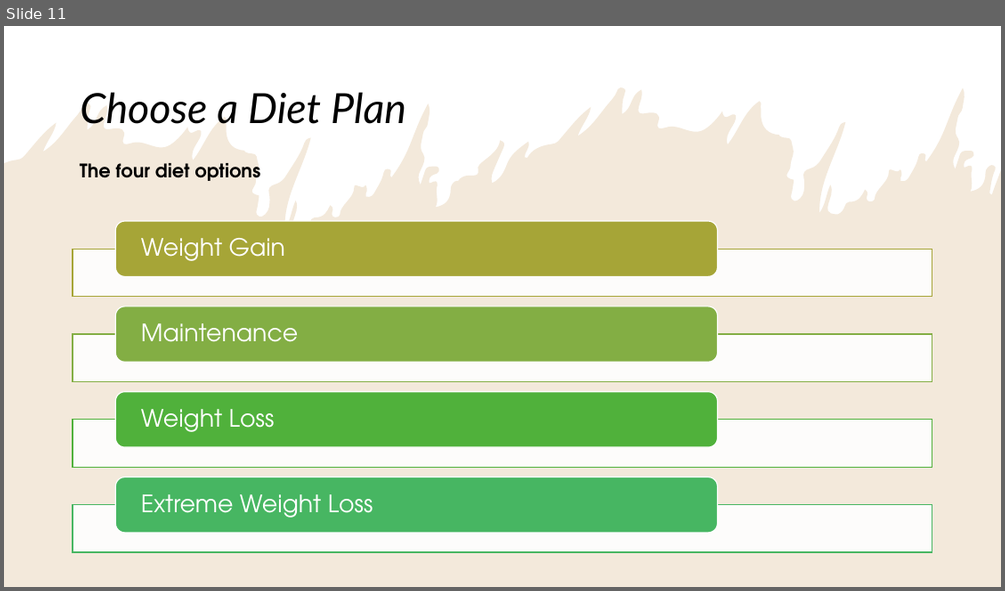
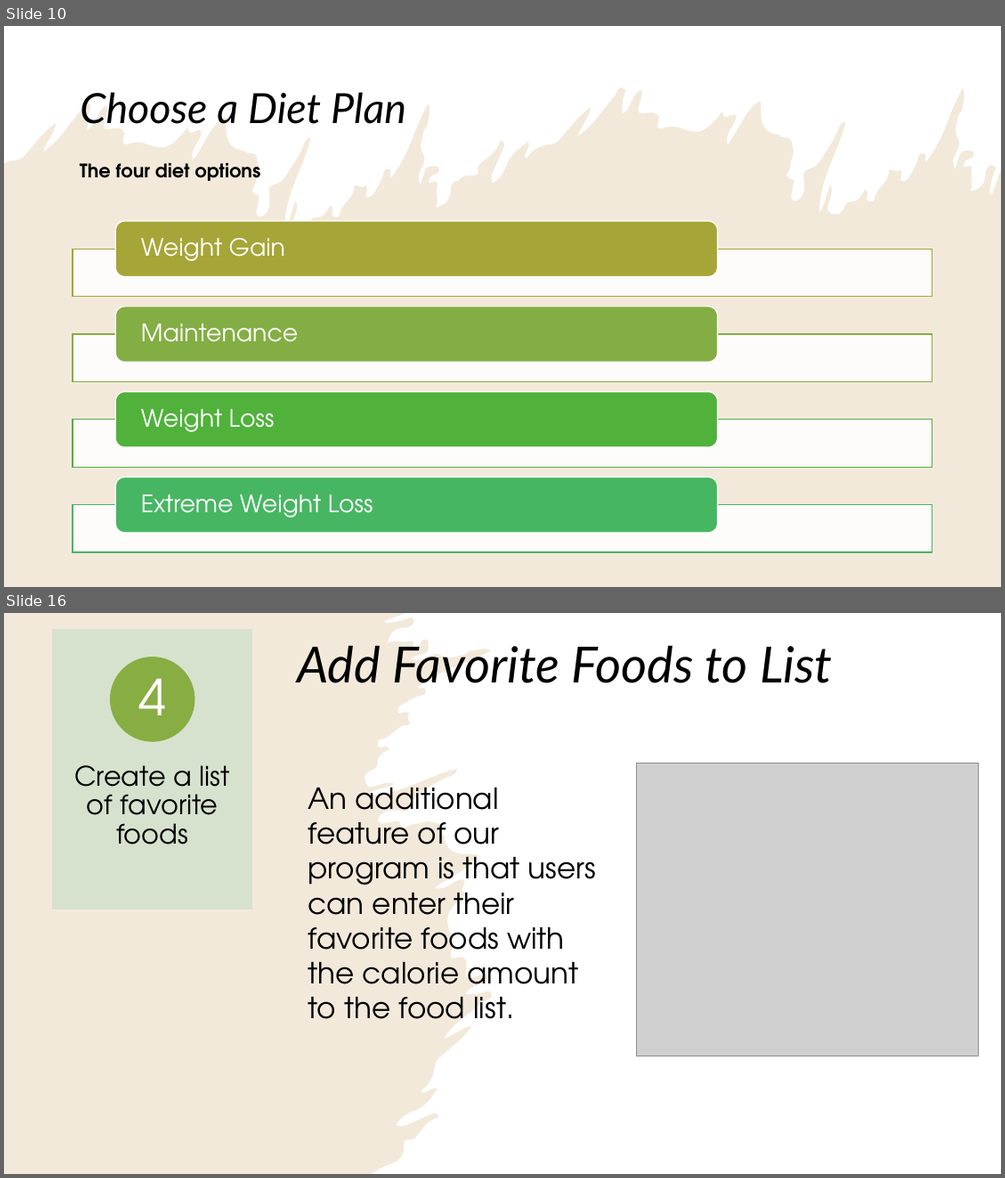
Before and after one commit to alizapeikes/CalorieCounter, a slide deck: About Calorie Counter.pptx. Shown one above the other, each under a label of ours: slide 11 before the commit, slides 10 and 16 after it; the slides between them are not shown. The pictures are 1005x591 and 1005x1178 pixels, drawn with LibreOffice and Linux fonts; fonts in the diff are those of the drawing; grey boxes stand for pictures. Boxes give left, top, right and bottom in pixels: in the first picture for what was removed or moved away, otherwise in the second. Text is boxed around its words. In the diff, an @@ line names an element or a change of style, - is before the commit and + after.

```diff
--- a/About Calorie Counter.pptx
+++ b/About Calorie Counter.pptx
@@ slide 16 added at (x1=4, y1=613, x2=1001, y2=1174), background #FFFFFF; not listed: 1 template element that a slide beside it also shows @@
@@ rectangle added at (x1=4, y1=613, x2=1001, y2=1174), fill #FFFFFF @@
@@ freeform shape added at (x1=4, y1=613, x2=492, y2=1174), fill #C3914D at 20% opacity @@
@@ rectangle added at (x1=53, y1=629, x2=252, y2=909), fill #D9E3CF at 90% opacity, outline #D9E3CF 1 pt @@
@@ ellipse added at (x1=110, y1=657, x2=194, y2=741), fill #88AD42, outline #88AD42 1 pt @@
@@ title added at (x1=297, y1=645, x2=833, y2=683), 48 pt, text #000000, italic @@
+Add Favorite Foods to List
@@ text added at (x1=138, y1=678, x2=166, y2=715), 48 pt, text #FFFFFF @@
+4
@@ text added at (x1=74, y1=765, x2=229, y2=844), 26 pt, text #000000 @@
+Create a list of favorite foods
@@ picture added at (x1=637, y1=763, x2=979, y2=1055) @@
@@ text added at (x1=308, y1=787, x2=597, y2=1019), 28 pt, text #000000 @@
+An additional feature of our program is that users can enter their favorite foods with the calorie amount to the food list.
@@ what was slide 11 is now slide 10 @@
```
Also in this commit, not shown: 3 slides changed, 4 other slides added, 3 slides removed.
